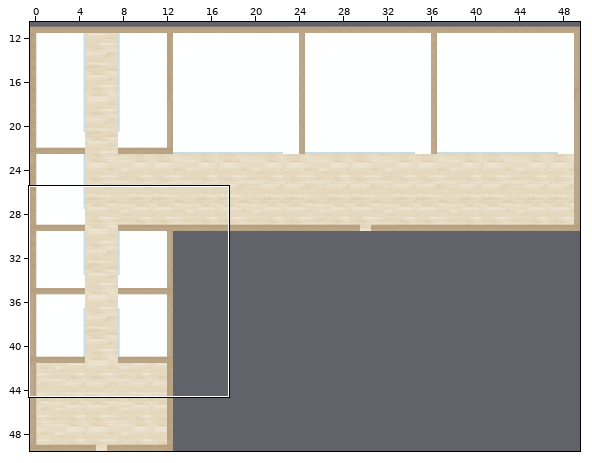
One commit to this Tiled map: public/map/inn.tmx. Above, an overview of the earlier version with the close-up marked.
Close-up. Before the edit:
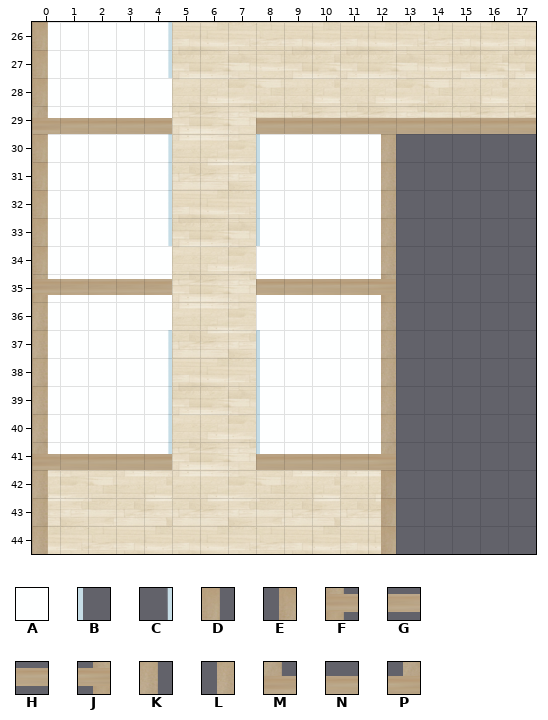
Cells are 32x32 px. Shown: x 0..17, y 26..44. The commit also changed other parts of the map, which this record leaves out. Tiles whose own drawing changed are shown in their newer look in all pictures.
Key: from "inn": A 92, B 227, C 228, D 240, E 244, F 260, G 261, H 263, J 264, K 280, L 284, M 300, N 303, P 304.
_ is an empty cell.
Layers that did not change in this view are not listed.
Layer "carpet" before, first column x 0:
26 AAAAA_____________
27 AAAAA_____________
28 AAAAA_____________
29 AAAAA_____________
30 AAAAA___AAAAA_____
31 AAAAA___AAAAA_____
32 AAAAA___AAAAA_____
33 AAAAA___AAAAA_____
34 AAAAA___AAAAA_____
35 AAAAA___AAAAA_____
36 AAAAA___AAAAA_____
37 AAAAA___AAAAA_____
38 AAAAA___AAAAA_____
39 AAAAA___AAAAA_____
40 AAAAA___AAAAA_____
41 AAAAA___AAAAA_____
42 __________________
43 __________________
44 __________________
Layer "wall_real" before, first column x 0:
26 ____C_____________
27 ____C_____________
28 __________________
29 __________________
30 ____C___B_________
31 ____C___B_________
32 ____C___B_________
33 ____C___B_________
34 __________________
35 __________________
36 __________________
37 ____C___B_________
38 ____C___B_________
39 ____C___B_________
40 ____C___B_________
41 ____C___B_________
42 __________________
43 __________________
44 __________________
Layer "wall" before, first column x 0:
26 D_________________
27 D_________________
28 D_________________
29 MNNNN___NNNNNNNNNN
30 D___________L_____
31 D___________L_____
32 D___________L_____
33 D___________L_____
34 D___________L_____
35 FGGGG___HHHHJ_____
36 K___________L_____
37 K___________L_____
38 K___________L_____
39 K___________L_____
40 K___________L_____
41 MNNNN___NNNNP_____
42 K___________E_____
43 K___________E_____
44 K___________E_____
Once edited:
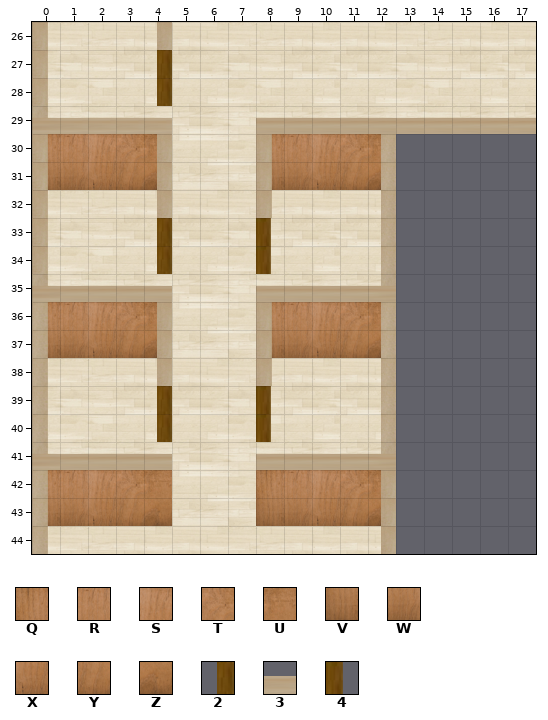
Further tiles: from "inn": Q 272, R 273, S 274, T 275, U 276, V 292, W 293, X 294, Y 295, Z 296, 2 298, 3 301, 4 338.
Commit: nice inn walls
Change:
Layer "carpet":
y 26..29: x 0..4 AAAAA -> _____
y 30..41: x 0..4 AAAAA -> _____; x 8..12 AAAAA -> _____
Layer "wall_real":
y 26: x 4 C -> _
y 27: x 4 C -> 2
y 28: x 4 _ -> 2
y 30: x 0..4 ____C -> QRSTU; x 8..12 B____ -> QRSTU
y 31: x 0..4 ____C -> VWXYZ; x 8..12 B____ -> VWXYZ
y 32: x 4 C -> _; x 8 B -> _
y 33: x 4 C -> 2; x 8 B -> 4
y 34: x 4 _ -> 2; x 8 _ -> 4
y 36: x 0..4 _____ -> QRSTU; x 8..12 _____ -> QRSTU
y 37: x 0..4 ____C -> VWXYZ; x 8..12 B____ -> VWXYZ
y 38: x 4 C -> _; x 8 B -> _
y 39..40: x 4 C -> 2; x 8 B -> 4
y 41: x 4 C -> _; x 8 B -> _
y 42: x 0..4 _____ -> QRSTU; x 8..12 _____ -> QRSTU
y 43: x 0..4 _____ -> VWXYZ; x 8..12 _____ -> VWXYZ
Layer "wall":
y 26: x 4 _ -> E
y 29: x 1..4 NNNN -> 3333
y 30..32: x 4 _ -> E; x 8 _ -> D
y 35: x 0..4 FGGGG -> MNNNN; x 8..12 HHHHJ -> NNNNP
y 36..38: x 4 _ -> E; x 8 _ -> D
Boxes around the changes in both close-ups, in picture pixels (x1, y1, x2, y2):
changed: (32, 22, 172, 526)
changed: (256, 134, 396, 526)
